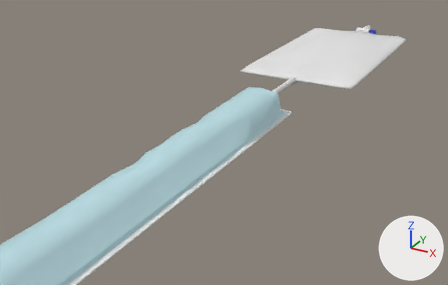
Before and after pictures for a commit that changed the FBX model care-up/Assets/_Models/catheter_Supertubular.fbx.
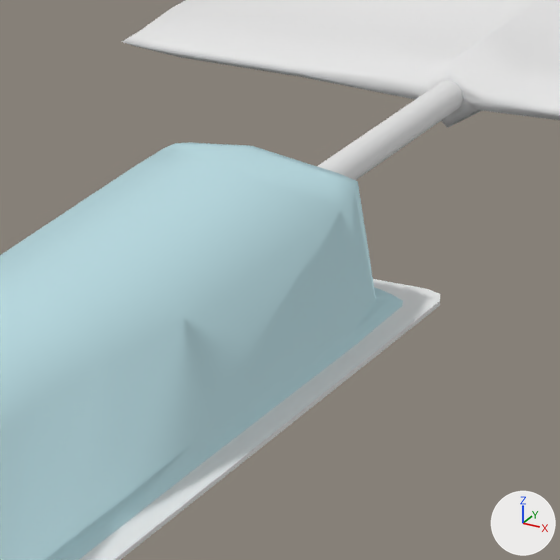
Each version appears first from a 50 mm camera at (0.308, -0.632, 0.261) aimed at (-0.043, 0.006, -0.058), and next in a close-up on the part from 49% to 69% of the width and 22% to 54% of the height. Every picture has the same lights, and +X, +Y and +Z are marked at lower right. Where no turn or scale is listed for an object, it has been applied to the vertices.

The first close-up shows 'catCover', 'catOuter', 'catheter_bag'.
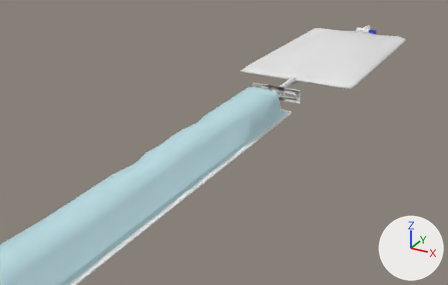
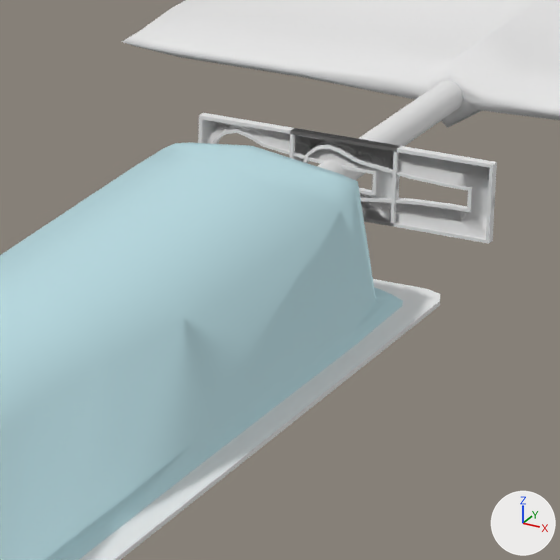
Patch to the scene script:
```diff
--- a/care-up/Assets/_Models/catheter_Supertubular.fbx.py
+++ b/care-up/Assets/_Models/catheter_Supertubular.fbx.py
@@ mat_cathclipmat @@
+mat_cathclipmat = principled_material('CathClipMat')
+mat_cathclipmat.base_color = (0.8, 0.8, 0.8)  # white #e7e7e7
+mat_cathclipmat.roughness = 0.69
@@ me_plane_018_1 @@
+me_plane_018_1.from_pydata(...)  # 371 vertices, 352 faces; spans x -0.0226..0.0226, y -0.001..0.001, z -0.0085..0.0085
+me_plane_018_1.materials.append(mat_cathclipmat)  # white #e7e7e7
@@ ob_cathclipclosed @@
+ob_cathclipclosed = bpy.data.objects.new('CathClipClosed', me_plane_018_1)
+ob_cathclipclosed.location = (-0.008, 0.0607, -0.0001)
@@ ob_cathclipopened @@
+ob_cathclipopened = bpy.data.objects.new('CathClipOpened', me_plane_018_1.copy())
+ob_cathclipopened.location = (0.0132, 0.0607, -0.0001)
```

Pixel boxes (x1, y1, x2, y2) of what changed, in the close-ups (560 x 560 px):
'CathClipOpened', added
    after: (289, 128, 497, 244)
'CathClipClosed', added
    after: (198, 113, 400, 227)
